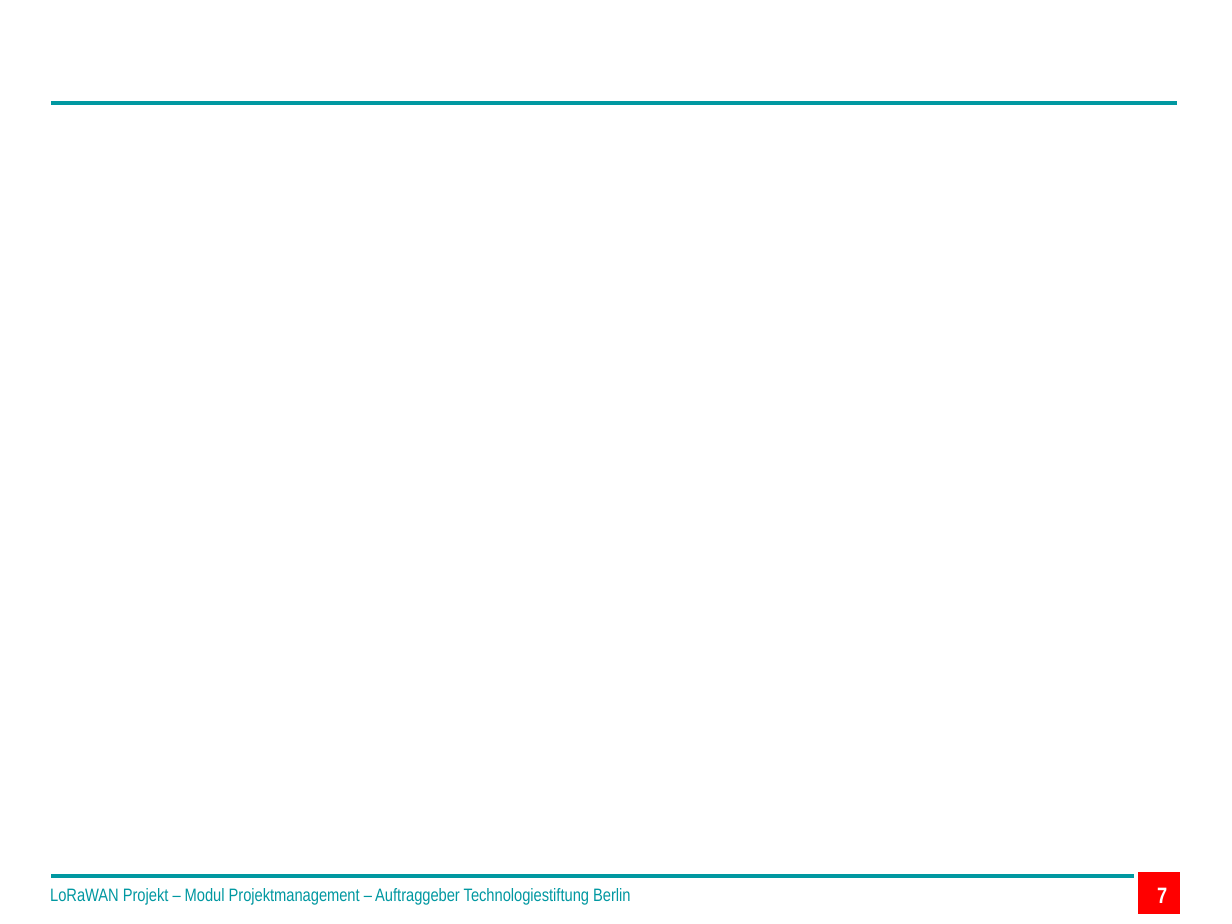
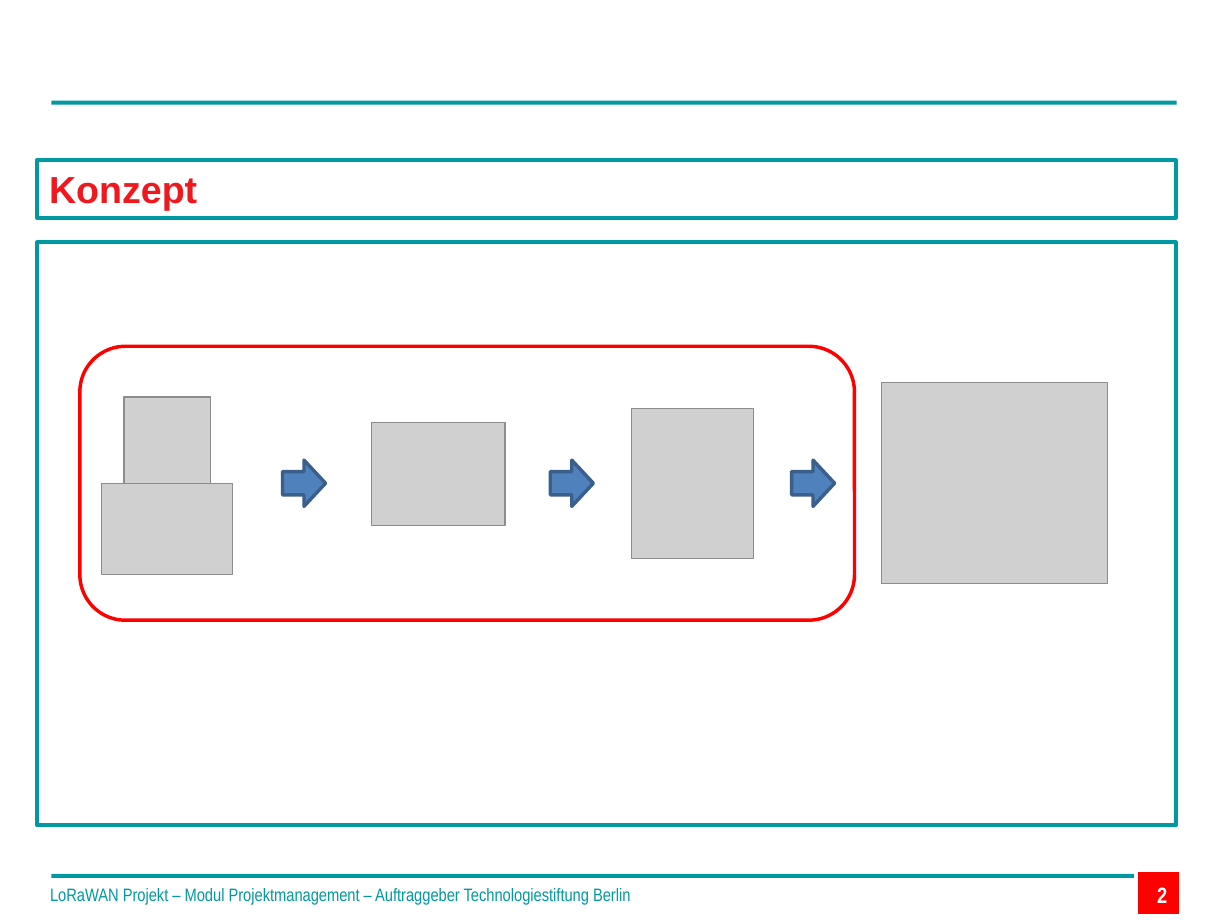
Before and after one commit to technologiestiftung/flussbad, a slide deck: slide 2 of doc/Praesentation_Meeting_13.06.2017.pptx (slide 7 before the commit). Drawn at 1232x924 pixels with LibreOffice and Linux fonts; fonts in the diff are those of the drawing; grey boxes stand for pictures; background and template pictures are left out. Boxes give left, top, right and bottom in pixels: in the first picture for what was removed or moved away, otherwise in the second. Text is boxed around its words. In the diff, an @@ line names an element or a change of style, - is before the commit and + after.

```diff
--- a/doc/Praesentation_Meeting_13.06.2017.pptx
+++ b/doc/Praesentation_Meeting_13.06.2017.pptx
@@ rectangle added at [37,160,1175,218], outline #0098A1 2.24 pt, 22 pt, text #EF181E, bold @@
+Konzept
@@ rectangle added at [37,243,1175,825], outline #0098A1 2.24 pt @@
@@ rounded rectangle added at [80,346,855,620], outline #FF0000 2 pt @@
@@ picture added at [882,383,1108,584] @@
@@ picture added at [124,397,211,483] @@
@@ picture added at [631,408,753,558] @@
@@ picture added at [371,423,504,526] @@
@@ right arrow added at [282,461,325,508], fill #4F81BD, outline #3A5F8C 2 pt @@
@@ right arrow added at [551,461,594,508], fill #4F81BD, outline #3A5F8C 2 pt @@
@@ right arrow added at [791,461,834,508], fill #4F81BD, outline #3A5F8C 2 pt @@
@@ picture added at [102,483,233,574] @@
@@ page number at [1157,887,1167,903]: text changed @@
-7
+2
```
Also in this commit, not shown: 5 other slides changed, 1 slide removed, 1 other file.
